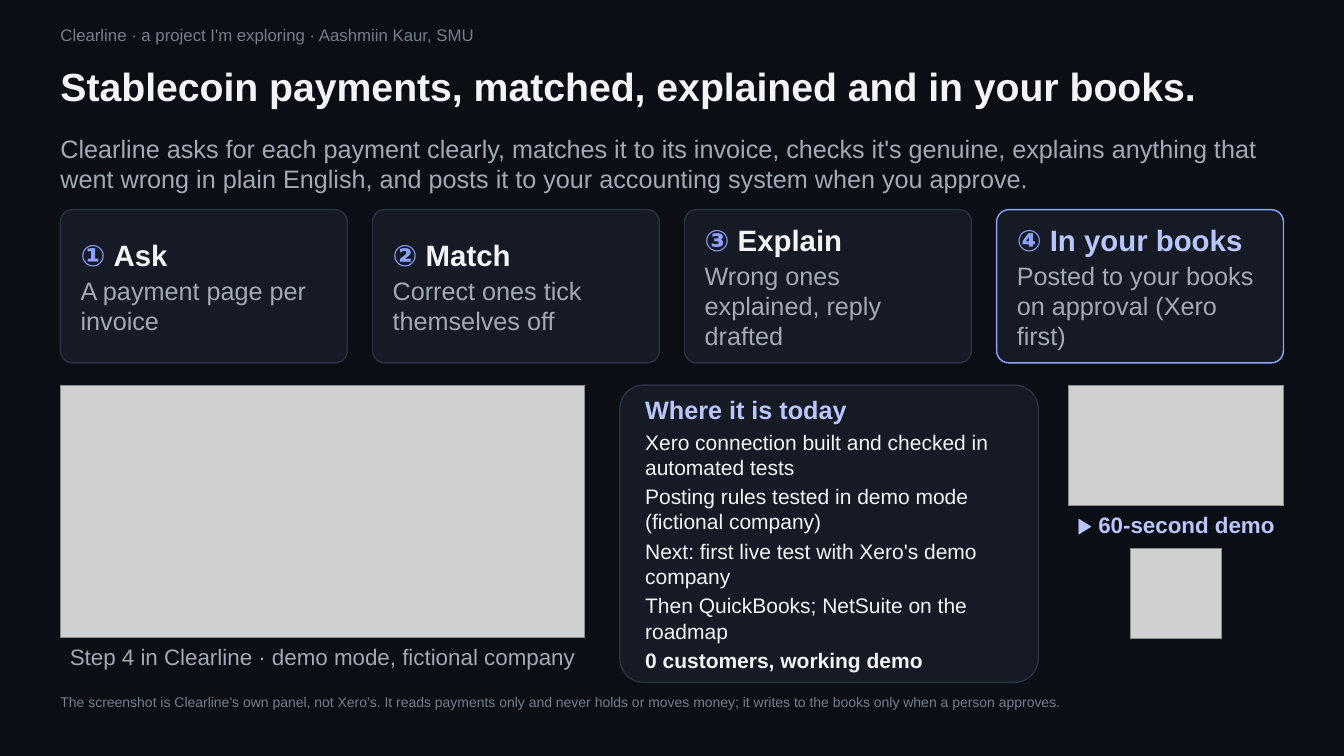
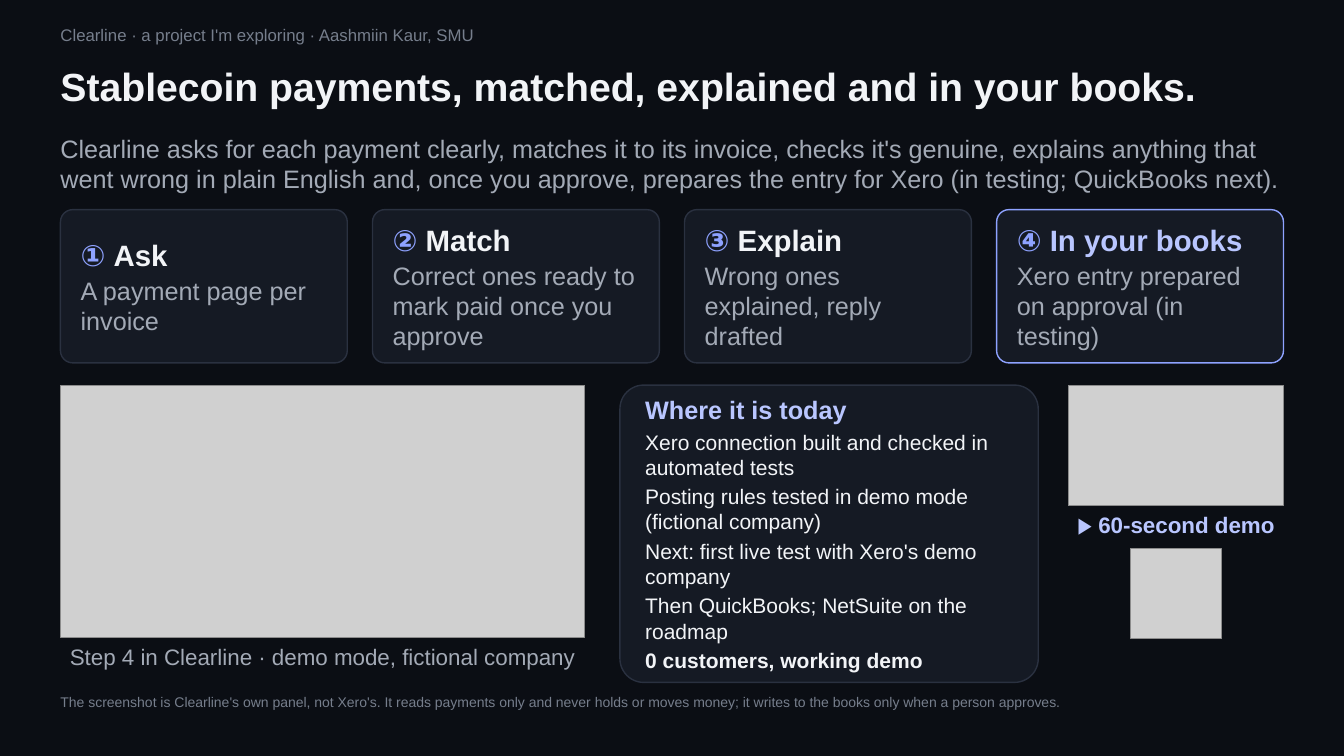
Before and after one commit to trysarathy/investigation-desk, a slide deck: slide 4 of pitch/Clearline_Mentor_Brief_6.pptx. Drawn at 1344x756 pixels with LibreOffice and Linux fonts; fonts in the diff are those of the drawing; grey boxes stand for pictures. Boxes give left, top, right and bottom in pixels: in the first picture for what was removed or moved away, otherwise in the second. Text is boxed around its words. In the diff, an @@ line names an element or a change of style, - is before the commit and + after.

```diff
--- a/pitch/Clearline_Mentor_Brief_6.pptx
+++ b/pitch/Clearline_Mentor_Brief_6.pptx
@@ text at box(60, 140, 1278, 193): text changed @@
-Clearline asks for each payment clearly, matches it to its invoice, checks it's genuine, explains anything that went wrong in plain English, and posts it to your accounting system when you approve.
+Clearline asks for each payment clearly, matches it to its invoice, checks it's genuine, explains anything that went wrong in plain English and, once you approve, prepares the entry for Xero (in testing; QuickBooks next).
@@ text at box(393, 267, 635, 350): text changed @@
-Correct ones tick themselves off
+Correct ones ready to mark paid once you approve
@@ text at box(1017, 267, 1241, 350): text changed @@
-Posted to your books on approval (Xero first)
+Xero entry prepared on approval (in testing)
```
Also in this commit, not shown: 13 other files.
